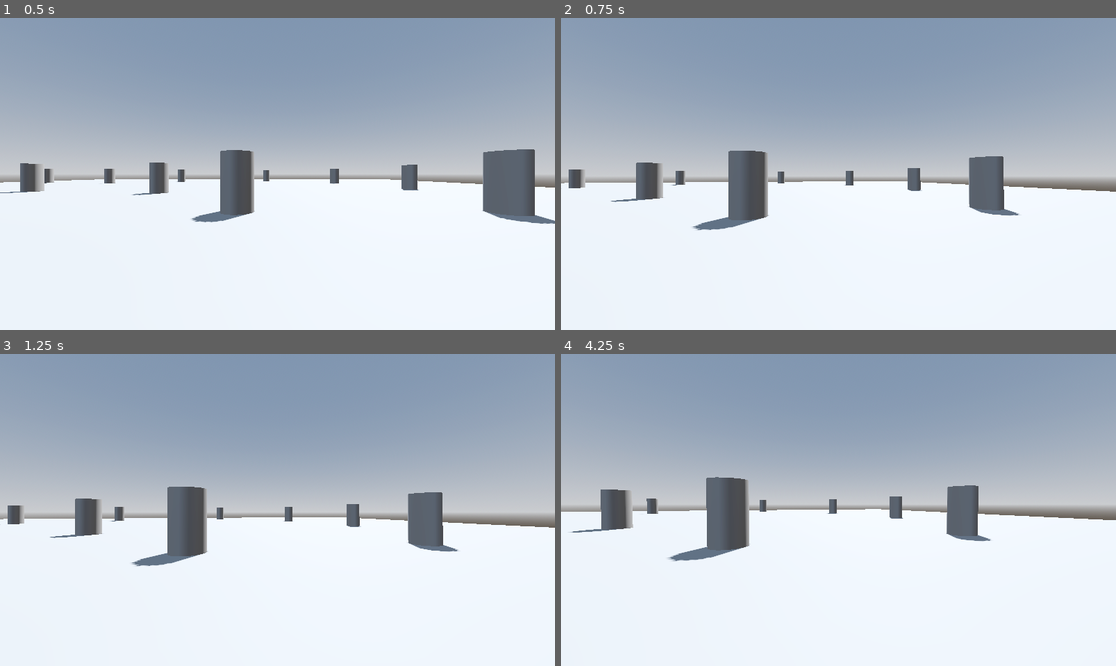
Above: before the commit, frames 1-4 (two rows, left to right).
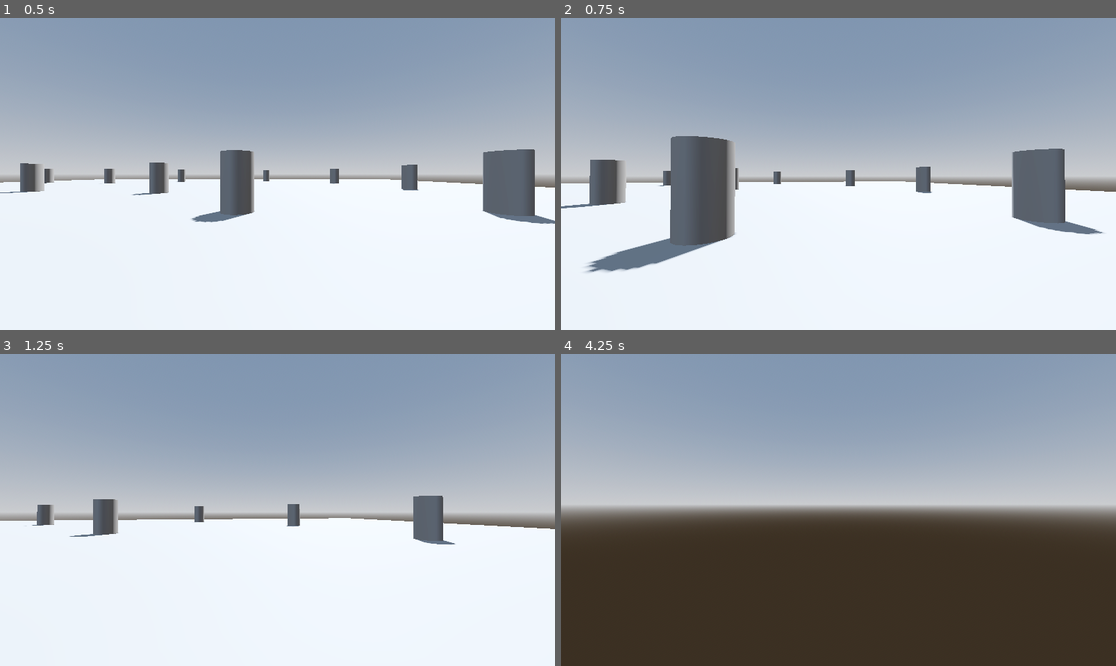
Above: after the commit, the same moments.

Repository: ao-rodrigues/simple-fpp
Game: Godot game, scene res://sandbox.tscn
Two runs of this game, one before a commit and one after it. Both use one fixed random seed, a clock stepped at 60 frames per second and the inputs below.
Inputs (mouse positions are in pixels of both pictures, inside the frame that each line leads up to):
- Up to frame 1 (0.5 s): no input
- Up to frame 2 (0.75 s): tap Enter at 0.5 s; move the mouse to (866, 174) at 0.52 s; hold W (move_forward) from 0.53 s (still down); hold Shift (sprint) from 0.53 s (still down)
- Up to frame 3 (1.25 s): keep holding W (move_forward); keep holding Shift (sprint)
- Up to frame 4 (4.25 s): keep holding W (move_forward); move the mouse to (810, 510) at 1.27 s; release Shift (sprint) at 1.28 s; tap Shift (sprint) at 1.35, 2.85 s; move the mouse to (849, 503) at 2.02 s; hold Shift (sprint) 2.03-2.78 s; move the mouse to (832, 516) at 2.77 s; move the mouse to (877, 513) at 3.52 s; hold Shift (sprint) from 3.53 s (still down)

Frame 1 is identical in both runs. In frame 2, 12% of the frame differs, in the area x 0-99%, y 37-82%; in frame 3, 4.1%; in frame 4, 51%, in the area x 0-100%, y 39-100%.

Commit message:
Implement basic movement with sprinting

Diff:
--- a/player.gd
+++ b/player.gd
@@ -7,11 +7,15 @@
 
 @export var base_speed: float = 10.0
 @export var sprint_multiplier: float = 1.3
+@export var acceleration: float = 100
 
 var _mouse_captured: bool
 
-var _yaw: float
-var _pitch: float
+var _look_dir: Vector2
+var _camera_yaw: float
+var _camera_pitch: float
+
+var _walk_vel: Vector3
 
 @onready var _camera: Camera3D = $CameraPivot/Camera
 @onready var _camera_pivot: Node3D = $CameraPivot
@@ -21,26 +25,43 @@
 
 func _unhandled_input(event: InputEvent) -> void:
 	if event is InputEventMouseMotion:
-		var look_dir = event.relative
-		if _mouse_captured: _rotate_camera(look_dir)
+		_look_dir = event.relative
+		if _mouse_captured: _rotate_camera()
 
 func _physics_process(delta: float) -> void:
-	_handle_movement(delta)
+	if _mouse_captured:
+		_handle_joypad_camera_rotation(delta)
+
+	velocity = _walk(delta)
+	move_and_slide()
 
 func _capture_mouse() -> void:
 	Input.mouse_mode = Input.MOUSE_MODE_CAPTURED
 	_mouse_captured = true
 
-func _release_mouse() -> void:
-	Input.mouse_mode = Input.MOUSE_MODE_VISIBLE
-	_mouse_captured = false
+func _handle_joypad_camera_rotation(delta: float) -> void:
+	var joypad_dir: Vector2 = Input.get_vector(&"look_left", &"look_right", &"look_up", &"look_down")
+	if joypad_dir.length() > 0:
+		_look_dir += joypad_dir * delta
+		_rotate_camera()
+		_look_dir = Vector2.ZERO
 
-func _rotate_camera(look_dir: Vector2) -> void:
-	_yaw = fmod(_yaw - look_dir.x * look_sensitivity, 360)
-	_pitch = clamp(_pitch - look_dir.y * look_sensitivity, PITCH_MIN, PITCH_MAX)
+func _rotate_camera() -> void:
+	_camera_yaw = fmod(_camera_yaw - _look_dir.x * look_sensitivity, 360)
+	_camera_pitch = clamp(_camera_pitch - _look_dir.y * look_sensitivity, PITCH_MIN, PITCH_MAX)
 
-	_camera_pivot.rotation.y = deg_to_rad(_yaw)
-	_camera.rotation.x = deg_to_rad(_pitch)
+	_camera_pivot.rotation.y = deg_to_rad(_camera_yaw)
+	_camera.rotation.x = deg_to_rad(_camera_pitch)
 
-func _handle_movement(delta: float) -> void:
-	var look_dir: Vector3 = _camera.get_camera_transform().basis.z
+func _walk(delta: float) -> Vector3:
+	var move_dir: Vector2 = Input.get_vector(&"move_left", &"move_right", &"move_forward", &"move_backwards")
+
+	var forward: Vector3 = _camera.global_transform.basis * Vector3(move_dir.x, 0, move_dir.y)
+	var walk_dir: Vector3 = Vector3(forward.x, 0, forward.z).normalized()
+
+	var speed: float = base_speed
+	if Input.is_action_pressed(&"sprint"):
+		speed *= sprint_multiplier
+
+	_walk_vel = _walk_vel.move_toward(walk_dir * speed * move_dir.length(), acceleration * delta)
+	return _walk_vel
--- a/project.godot
+++ b/project.godot
@@ -47,3 +47,23 @@
 "events": [Object(InputEventKey,"resource_local_to_scene":false,"resource_name":"","device":-1,"window_id":0,"alt_press …(195 unchanged characters)…
 ]
 }
+look_up={
+"deadzone": 0.2,
+"events": [Object(InputEventJoypadMotion,"resource_local_to_scene":false,"resource_name":"","device":-1,"axis":1,"axis_value":-1.0,"script":null)
+]
+}
+look_down={
+"deadzone": 0.2,
+"events": [Object(InputEventJoypadMotion,"resource_local_to_scene":false,"resource_name":"","device":-1,"axis":1,"axis_value":1.0,"script":null)
+]
+}
+look_left={
+"deadzone": 0.2,
+"events": [Object(InputEventJoypadMotion,"resource_local_to_scene":false,"resource_name":"","device":-1,"axis":0,"axis_value":-1.0,"script":null)
+]
+}
+look_right={
+"deadzone": 0.2,
+"events": [Object(InputEventJoypadMotion,"resource_local_to_scene":false,"resource_name":"","device":-1,"axis":0,"axis_value":1.0,"script":null)
+]
+}
